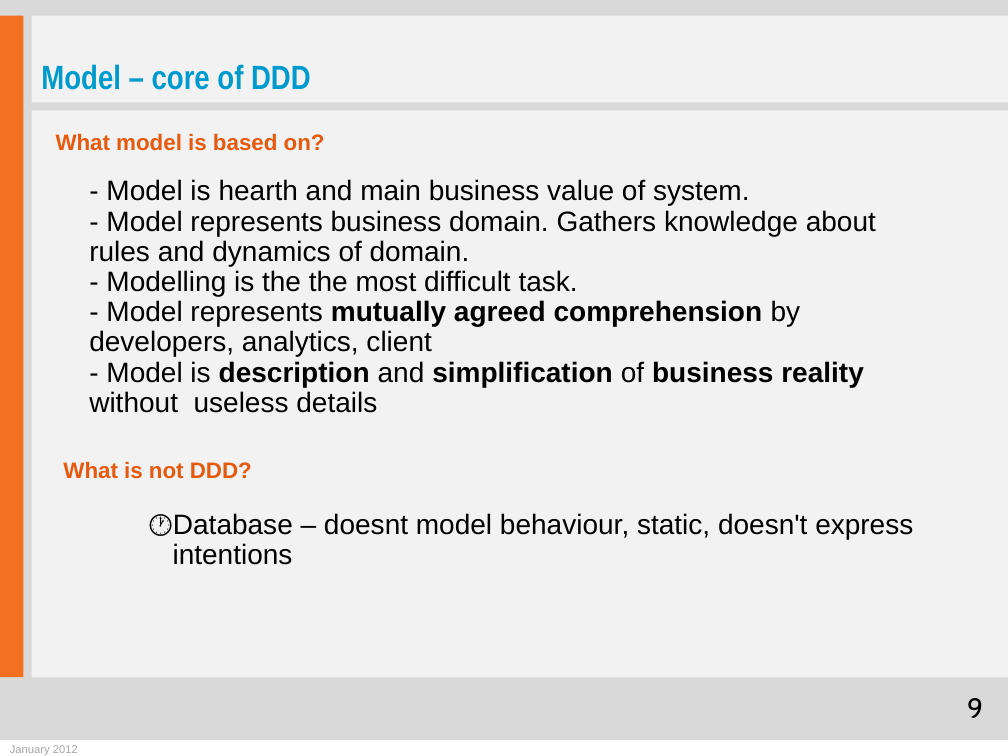
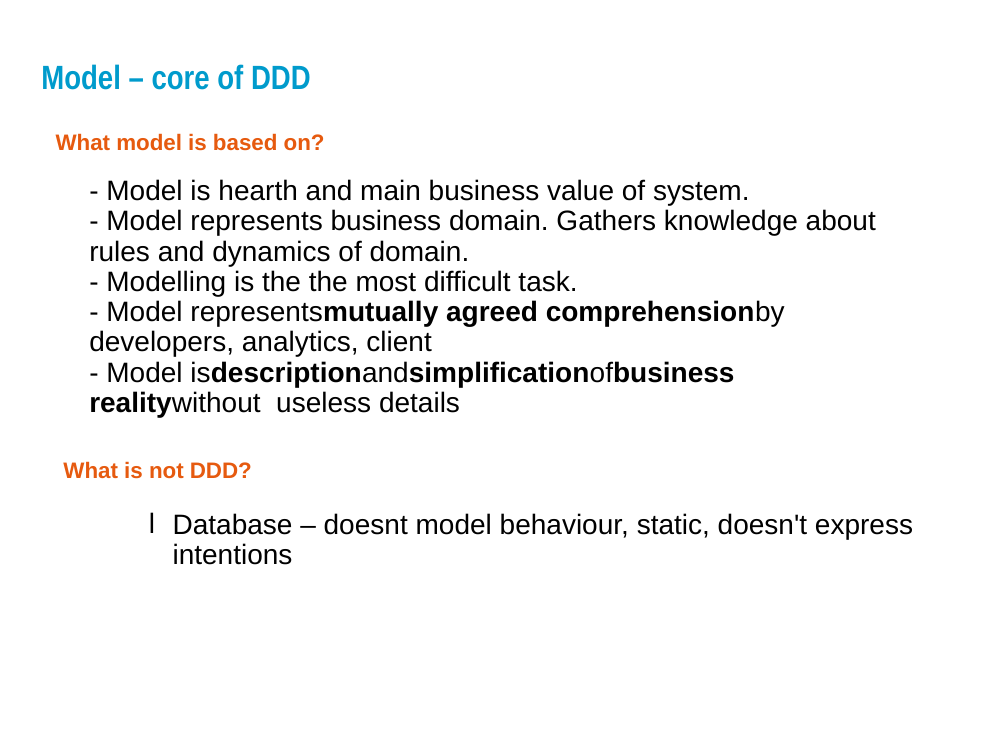
Before and after one commit to zrezur/MyPresentations, a slide deck: slide 9 of Domain driven design_1_en.pptx. Drawn at 1008x756 pixels with LibreOffice and Linux fonts; fonts in the diff are those of the drawing; background and template pictures are left out. Boxes give left, top, right and bottom in pixels: in the first picture for what was removed or moved away, otherwise in the second. Text is boxed around its words. In the diff, an @@ line names an element or a change of style, - is before the commit and + after.

```diff
--- a/Domain driven design_1_en.pptx
+++ b/Domain driven design_1_en.pptx
@@ background #D9D9D9 to picture (left out) @@
@@ rectangle removed at (x1=0, y1=16, x2=23, y2=677) @@
@@ rectangle removed at (x1=31, y1=16, x2=1008, y2=103) @@
@@ rectangle removed at (x1=31, y1=111, x2=1008, y2=677) @@
@@ text at (x1=89, y1=300, x2=785, y2=417): spaces changed @@
-- Model represents mutually agreed comprehension by developers, analytics, client
-- Model is description and simplification of business reality without useless details
+- Model representsmutually agreed comprehensionby developers, analytics, client
+- Model isdescriptionandsimplificationofbusiness realitywithout useless details
@@ text "Database – doesnt model behaviour, ..." at (x1=173, y1=513, x2=913, y2=565): bullet 🕐 to l @@
@@ page number removed at (x1=967, y1=698, x2=983, y2=718) @@
-9
@@ rectangle removed at (x1=0, y1=740, x2=1008, y2=756) @@
@@ text removed at (x1=10, y1=745, x2=78, y2=755) @@
-January 2012
```
Also in this commit, not shown: 10 other slides changed, 5 slides added.
